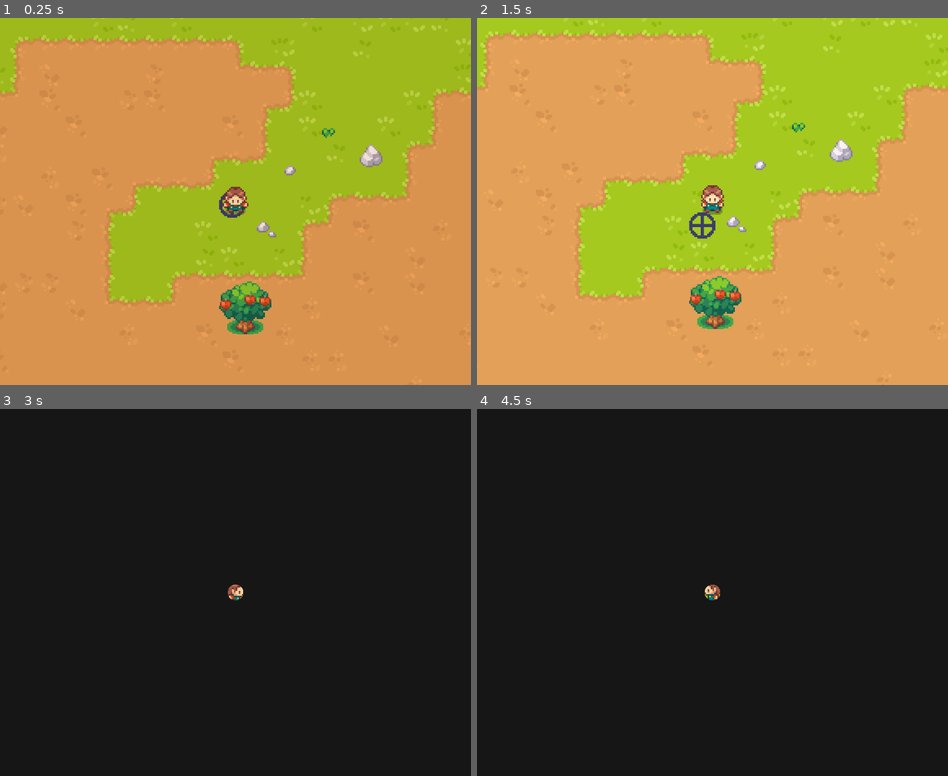
Above: before the commit, frames 1-4 (two rows, left to right).
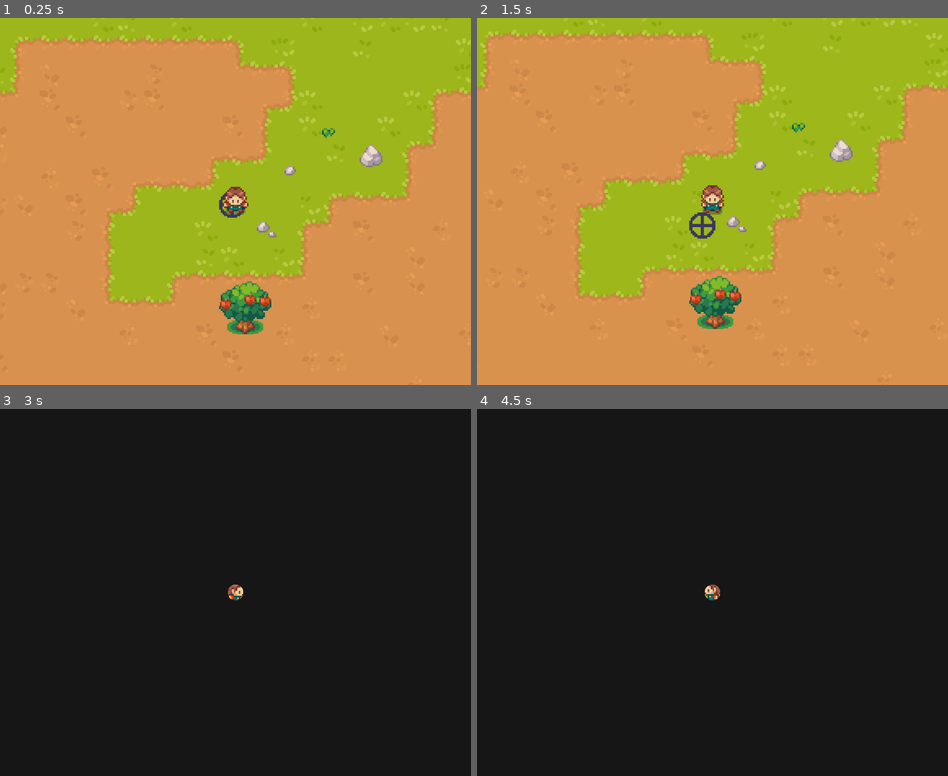
Above: after the commit, the same moments.

Repository: Offshoots/Godot-Valley-Tutorial
Game: Godot game, scene res://scenes/levels/level.tscn
Same seed, same stepped clock (60 frames per second), same inputs: the game is played once before the commit and once after it.
Inputs:
- Up to frame 1 (0.25 s): no input
- Up to frame 2 (1.5 s): hold D (right) 0.53-1.28 s; tap Space (action) at 0.6 s; hold S (down) from 1.28 s (still down); tap Tab (day_change) at 1.35 s
- Up to frame 3 (3 s): release S (down) at 2.03 s; hold D (right) 2.03-2.78 s; tap Space (action) at 2.1 s; tap Enter at 2.75 s; hold C (seed_forward) from 2.78 s (still down); tap Tab (day_change) at 2.85 s
- Up to frame 4 (4.5 s): release C (seed_forward) at 3.53 s; hold A (left) from 3.53 s (still down); tap Space (action) at 3.6, 4.25 s; tap Tab (day_change) at 4.35 s

The runs differ from the first frame. In frame 2, 0.1% of the frame differs, in the area x 53-79%, y 33-58%; in frame 3, less than 0.1%; in frame 4, less than 0.1%.

Commit message:
1_16_2026

Diff:
--- a/global/data.gd
+++ b/global/data.gd
@@ -26,7 +26,7 @@
 		'death_max': 2,
 		'reward': Enum.Item.CORN},
 	Enum.Seed.PUMPKIN: {
-		'texture': "res://graphics/plants/tomato.png",
+		'texture': "res://graphics/plants/pumpkin.png",
 		'icon_texture': "res://graphics/icons/pumpkin.png",
 		'name':'Pumpkin',
 		'h_frames': 3,
@@ -34,7 +34,7 @@
 		'death_max': 3,
 		'reward': Enum.Item.PUMPKIN},
 	Enum.Seed.WHEAT: {
-		'texture': "res://graphics/plants/tomato.png",
+		'texture': "res://graphics/plants/wheat.png",
 		'icon_texture': "res://graphics/icons/wheat.png",
 		'name':'Wheat',
 		'h_frames': 3,
--- a/resources/plant_res.gd
+++ b/resources/plant_res.gd
@@ -1,16 +1,27 @@
 class_name PlantResource extends Resource
 
 @export var texture: Texture2D
-@export var grow_speed := 1
+@export var grow_speed : float = 1.0
+@export var h_frames: int = 3
+@export var death_max: int = 3
 var dead_plant = preload("res://graphics/plants/stump.png")
 
 var age: float
+var death_count: int
+
+func setup(seed_enum: Enum.Seed):
+	texture = load(Data.PLANT_DATA[seed_enum]['texture'])
+	grow_speed = Data.PLANT_DATA[seed_enum]['grow_speed']
+	h_frames = Data.PLANT_DATA[seed_enum]['h_frames']
+	death_max = Data.PLANT_DATA[seed_enum]['death_max']
 
 #passing the sprite in from the plant scene allows us to update the frame to a new "Growth" stage.
 func grow(sprite: Sprite2D):
-	#Cap the age at the last hframe in the sprite sheet however index for frames starts at 0 (ex 0,1,2,3), so subtrack 1 from hframes (which is 4)
-	age = min(grow_speed + age, sprite.hframes - 1)
+	#Cap the age at the last hframe
+	age = min(grow_speed + age, h_frames)
 	sprite.frame = int(age)
+	death_count = 0
+	print("grow plant")
 
 func die(sprite: Sprite2D):
 	#currently a stump png
@@ -19,3 +30,9 @@
 	sprite.hframes = 1
 	sprite.vframes = 1
 	sprite.frame = 0
+
+func decay(plant: StaticBody2D, dry_days: int):
+	death_count = dry_days
+	print("decay: " + str(death_count))
+	if death_count >= death_max:
+		plant.queue_free()
--- a/scenes/levels/level.gd
+++ b/scenes/levels/level.gd
@@ -38,7 +38,6 @@
 				$Layers/SoilLayer.set_cells_terrain_connect([grid_coord], 0, 0)
 				print(grid_coord)
 		Enum.Tool.WATER:
-
 			#This is my version of the watering tool soil code. Clear Code says it works but is "Overkill"
 			#$Layers/SoilWaterLayer.set_cells_terrain_connect([grid_coord], 0, 0)
 			if has_soil:
@@ -49,8 +48,12 @@
 				print("Water")
 		Enum.Tool.SEED:
 			if has_soil and grid_coord not in used_cells:
+				var plant_res = PlantResource.new()
+				#Setup function for the plant data (in plant resource)
+				plant_res.setup(player.current_seed)
 				var plant = plant_scene.instantiate()
-				plant.setup(grid_coord, $Objects)
+				#Setup function for the plant scene
+				plant.setup(grid_coord, $Objects, plant_res)
 				used_cells.append(grid_coord)
 		Enum.Tool.AXE, Enum.Tool.SWORD:
 			for object in get_tree().get_nodes_in_group('Objects'):
@@ -72,7 +75,6 @@
 	for plant in get_tree().get_nodes_in_group('Plants'):
 		#If there is water on the tile, then plant function grow can be completed
 		plant.grow(plant.coord in $Layers/SoilWaterLayer.get_used_cells())
-
 	$Layers/SoilWaterLayer.clear()
 	$Timers/DayTimer.start()
 	#This code will search for all object (Trees or other) that have a reset function and will execute the reset.
--- a/scenes/levels/level.tscn
+++ b/scenes/levels/level.tscn
@@ -917,7 +917,7 @@
 [node name="Timers" type="Node" parent="."]
 
 [node name="DayTimer" type="Timer" parent="Timers"]
-wait_time = 10.0
+wait_time = 180.0
 one_shot = true
 autostart = true
 
--- a/scenes/objects/plant.gd
+++ b/scenes/objects/plant.gd
@@ -2,12 +2,13 @@
 
 var coord: Vector2i
 @export var res: PlantResource
-var dry_days = 0
+var dry_days: int = 0
 
-func setup(grid_coord: Vector2i, parent: Node2D):
+func setup(grid_coord: Vector2i, parent: Node2D, new_res: PlantResource):
 	position = grid_coord * Data.TILE_SIZE + Vector2i(8 , 5)
 	parent.add_child(self)
 	coord = grid_coord
+	res = new_res
 	$Sprite2D.texture = res.texture
 
 func grow(watered: bool):
@@ -19,6 +20,12 @@
 		res.grow($Sprite2D)
 		dry_days = 0
 	else:
+		#Added dry days for decay function
 		dry_days += 1
-		if dry_days == 3:
-			res.die($Sprite2D)
+		res.decay(self, dry_days)
+
+
+		#My code for "die" function for plants.
+		#dry_days += 1
+		#if dry_days == 3:
+			#res.die($Sprite2D)
--- a/scenes/objects/plant.tscn
+++ b/scenes/objects/plant.tscn
@@ -1,7 +1,6 @@
-[gd_scene load_steps=5 format=3 uid="uid://boqy2w11hcfuy"]
+[gd_scene load_steps=4 format=3 uid="uid://boqy2w11hcfuy"]
 
 [ext_resource type="Script" uid="uid://cuw65y0bis5fr" path="res://scenes/objects/plant.gd" id="1_fvfks"]
-[ext_resource type="Resource" uid="uid://bijjkoavovkhv" path="res://resources/tomato_res.tres" id="2_0a33w"]
 [ext_resource type="Texture2D" uid="uid://b41e01wg87oo5" path="res://graphics/plants/wheat.png" id="2_7bmar"]
 
 [sub_resource type="CapsuleShape2D" id="CapsuleShape2D_0a33w"]
@@ -12,7 +11,6 @@
 collision_layer = 4
 collision_mask = 0
 script = ExtResource("1_fvfks")
-res = ExtResource("2_0a33w")
 
 [node name="Sprite2D" type="Sprite2D" parent="."]
 position = Vector2(0, -9)
